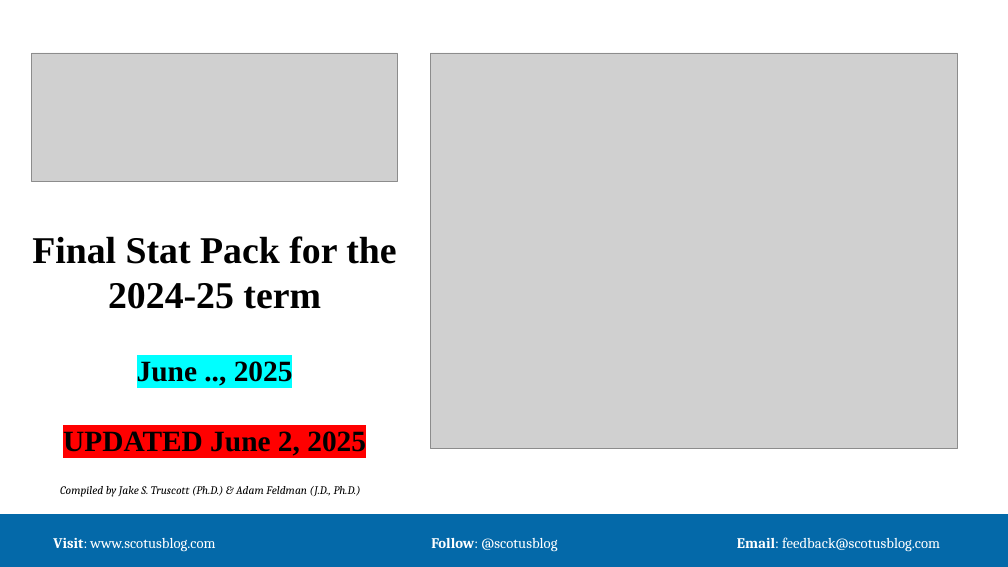
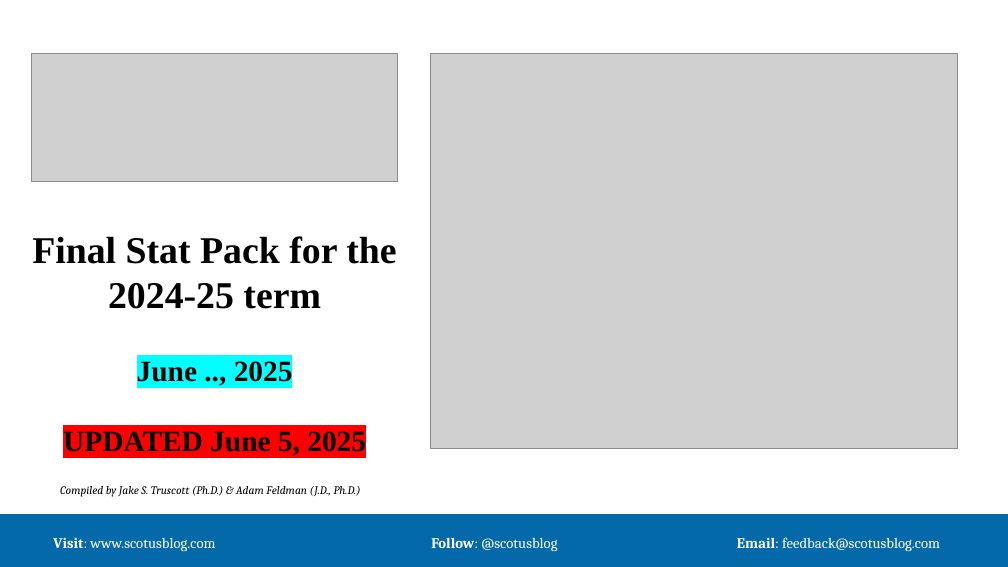
Before and after one commit to JakeTruscott/scotuswatch, a slide deck: slide 1 of Stat Reviews/OT24_StatReview/compilation/SCOTUSBlog/statpack_OT24.pptx. Drawn at 1008x567 pixels with LibreOffice and Linux fonts; fonts in the diff are those of the drawing; grey boxes stand for pictures. Boxes give left, top, right and bottom in pixels: in the first picture for what was removed or moved away, otherwise in the second. Text is boxed around its words. In the diff, an @@ line names an element or a change of style, - is before the commit and + after.

```diff
--- a/Stat Reviews/OT24_StatReview/compilation/SCOTUSBlog/statpack_OT24.pptx
+++ b/Stat Reviews/OT24_StatReview/compilation/SCOTUSBlog/statpack_OT24.pptx
@@ title at [32, 236, 396, 456]: text changed @@
-Final Stat Pack for the 2024-25 term
-June .., 2025
-UPDATED June 2, 2025
+Final Stat Pack for the 2024-25 term
+June .., 2025
+UPDATED June 5, 2025
```
Also in this commit, not shown: 16 other slides changed, 43 other files.
